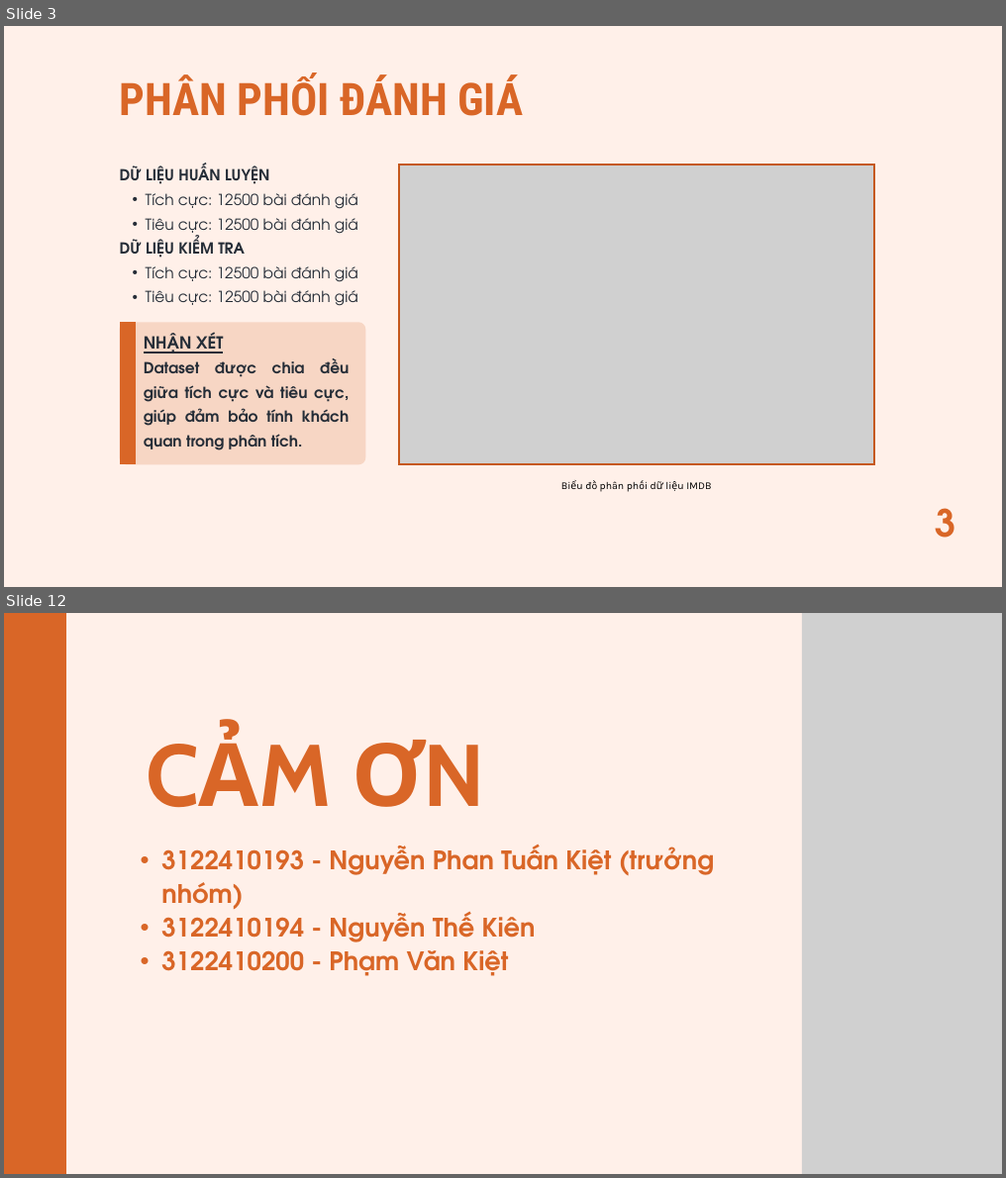
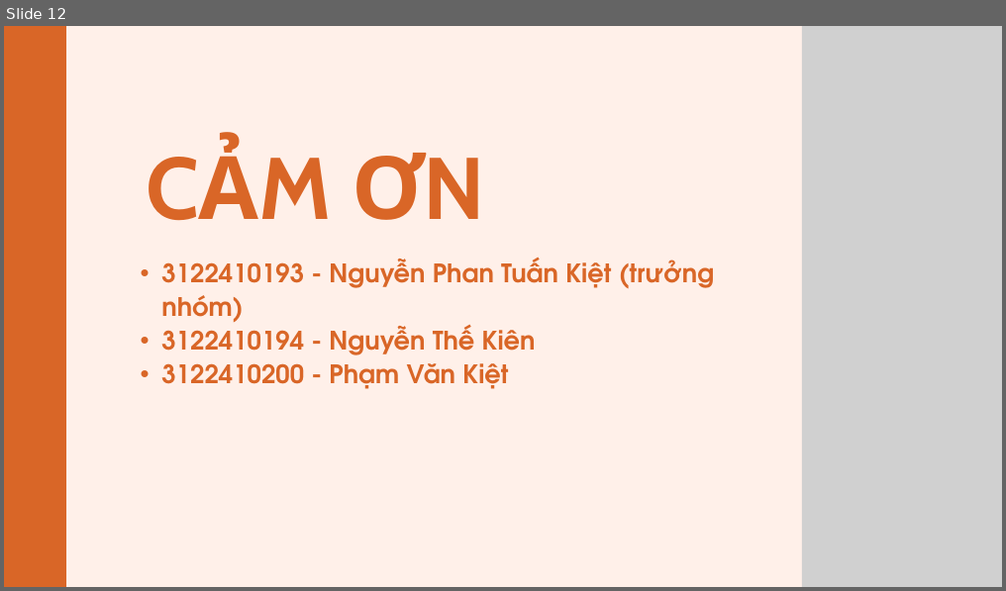
Before and after one commit to kietng04/NCKH, a slide deck: Bài 4 - Khảo sát đề tài/EDA Analyst.pptx. Shown one above the other, each under a label of ours: slides 3 and 12 before the commit, slide 12 after it; the slides between them are not shown. The pictures are 1006x1178 and 1006x591 pixels, drawn with LibreOffice and Linux fonts; fonts in the diff are those of the drawing; grey boxes stand for pictures. Boxes give left, top, right and bottom in pixels: in the first picture for what was removed or moved away, otherwise in the second. Text is boxed around its words. In the diff, an @@ line names an element or a change of style, - is before the commit and + after.

```diff
--- a/Bài 4 - Khảo sát đề tài/EDA Analyst.pptx
+++ b/Bài 4 - Khảo sát đề tài/EDA Analyst.pptx
@@ slide 3 removed at <box>4,26,1002,587</box>, background #FFF0E9 @@
@@ text removed at <box>120,75,523,116</box> @@
-PHÂN PHỐI ĐÁNH GIÁ
@@ text removed at <box>120,164,358,306</box> @@
-DỮ LIỆU HUẤN LUYỆN
-  • Tích cực: 12500 bài đánh giá
-  • Tiêu cực: 12500 bài đánh giá
-DỮ LIỆU KIỂM TRA
-  • Tích cực: 12500 bài đánh giá
-  • Tiêu cực: 12500 bài đánh giá
@@ picture removed at <box>399,165,874,466</box> @@
@@ freeform shape removed at <box>119,322,365,466</box> @@
@@ freeform shape removed at <box>119,322,136,466</box> @@
@@ text removed at <box>144,332,349,451</box> @@
-NHẬN XÉT
-Dataset được chia đều giữa tích cực và tiêu cực, giúp đảm bảo tính khách quan trong phân tích.
@@ text removed at <box>585,481,711,492</box> @@
-Biểu đồ phân phối dữ liệu IMDB
@@ text removed at <box>936,508,956,538</box> @@
-3
```
Also in this commit, not shown: 4 slides changed, 7 slides added, 6 other slides removed.
